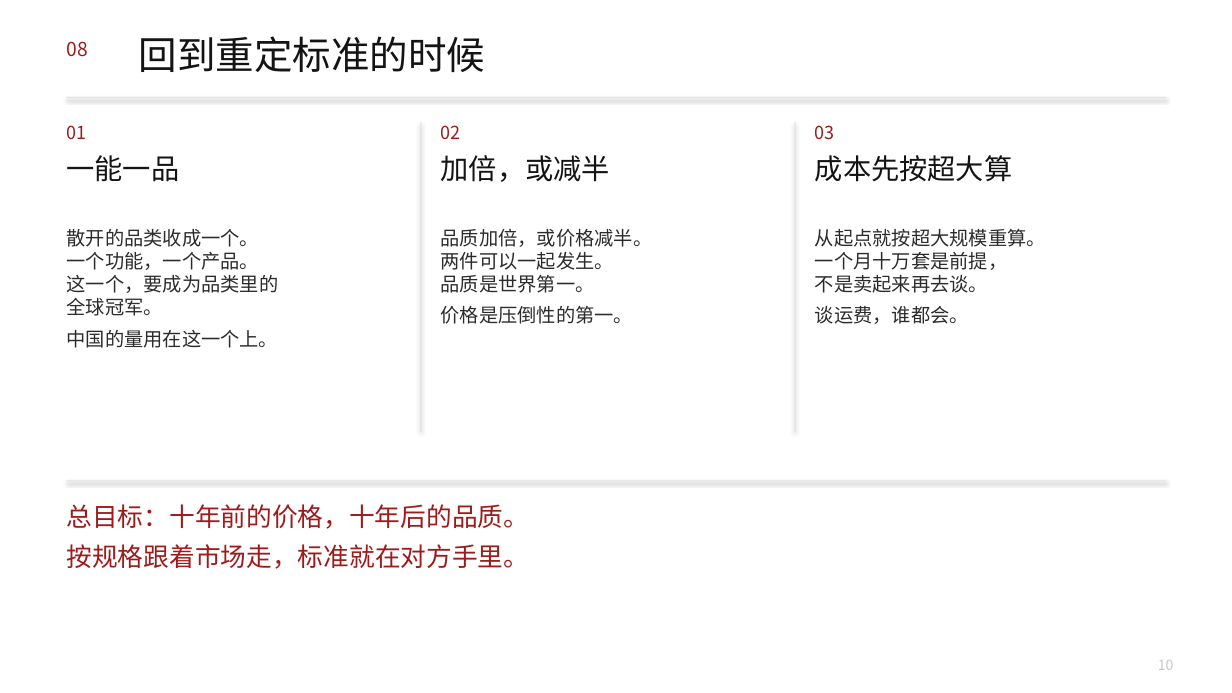
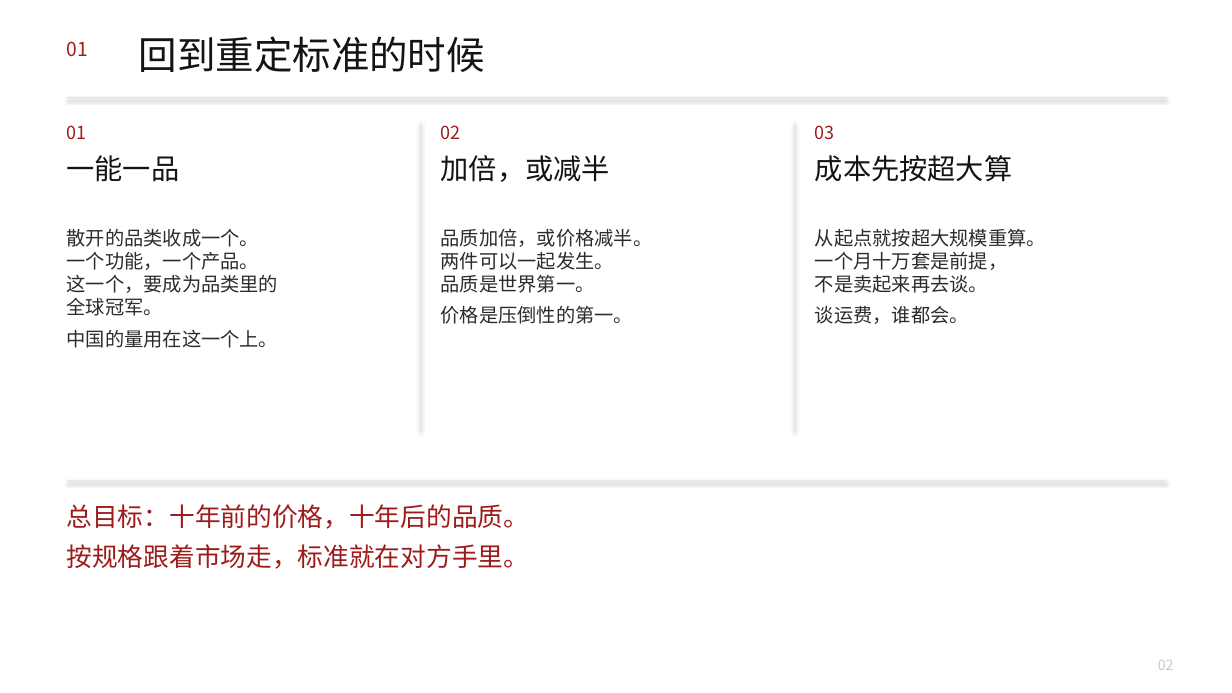
Before and after one commit to headshot9999/xiaoyi, a slide deck: slide 2 of 艾多美何以成为100兆韩元企业.pptx (slide 10 before the commit). Drawn at 1232x693 pixels with LibreOffice and Linux fonts; fonts in the diff are those of the drawing. Boxes give left, top, right and bottom in pixels: in the first picture for what was removed or moved away, otherwise in the second. Text is boxed around its words. In the diff, an @@ line names an element or a change of style, - is before the commit and + after.

```diff
--- a/艾多美何以成为100兆韩元企业.pptx
+++ b/艾多美何以成为100兆韩元企业.pptx
@@ text at [66,41,87,57]: text changed @@
-08
+01
@@ text at [1158,660,1174,670]: text changed @@
-10
+02
```
Also in this commit, not shown: 10 other slides changed, 1 slide added, 12 slides removed, 2 other files.
